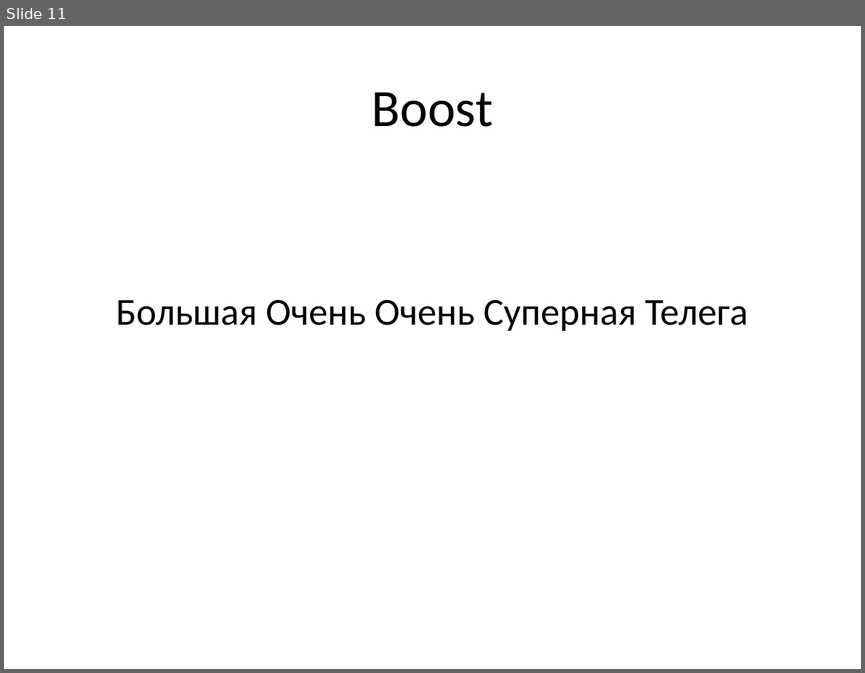
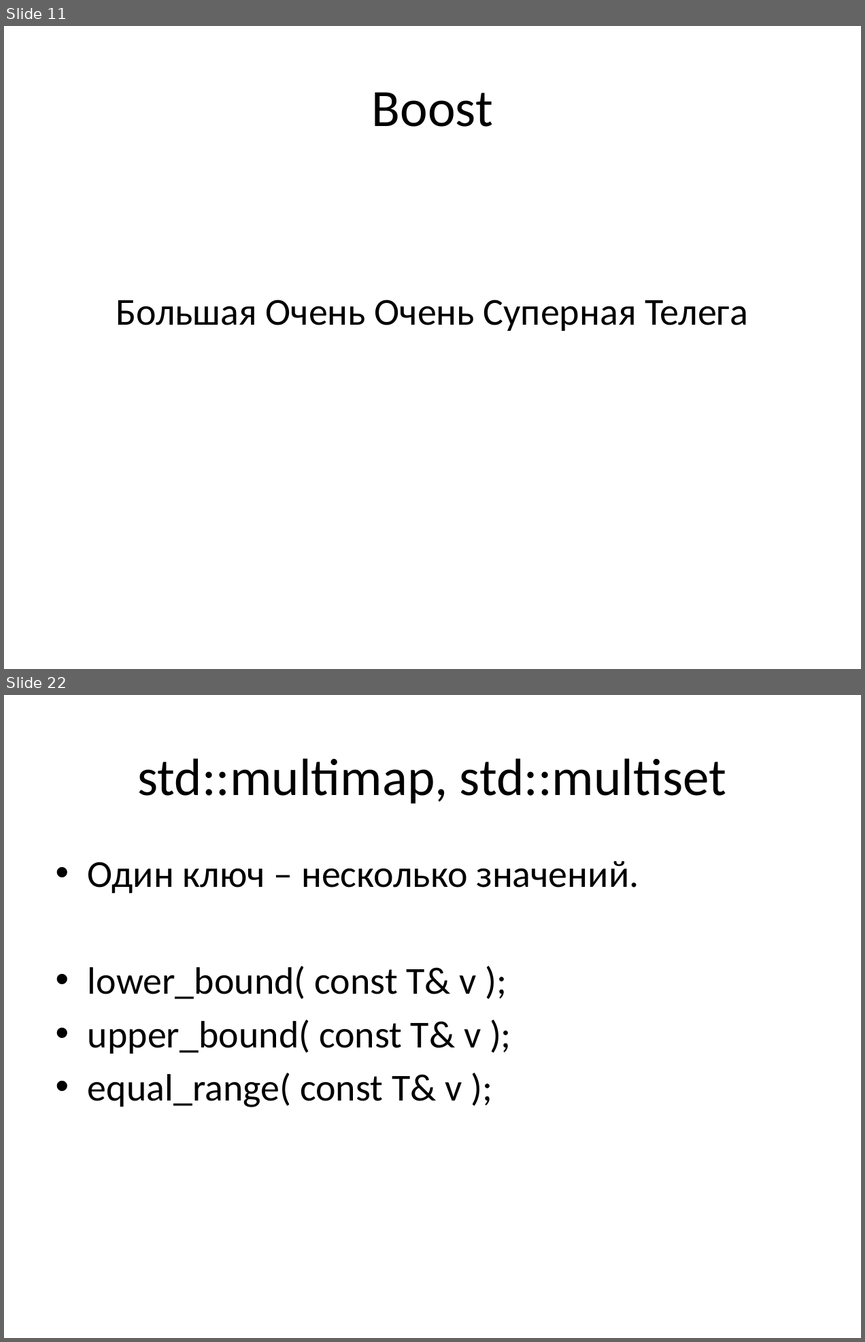
Before and after one commit to tscherkas/cpp_craft_1013, a slide deck: lections/cpp_craft_lec_2_pre.pptx. Shown one above the other, each under a label of ours: slide 11 before the commit, slides 11 and 22 after it; the slides between them are not shown. The pictures are 865x673 and 865x1342 pixels, drawn with LibreOffice and Linux fonts; fonts in the diff are those of the drawing. Boxes give left, top, right and bottom in pixels: in the first picture for what was removed or moved away, otherwise in the second. Text is boxed around its words. In the diff, an @@ line names an element or a change of style, - is before the commit and + after.

```diff
--- a/lections/cpp_craft_lec_2_pre.pptx
+++ b/lections/cpp_craft_lec_2_pre.pptx
@@ slide 22 added at (x1=4, y1=695, x2=861, y2=1338), background #FFFFFF @@
@@ title added at (x1=138, y1=758, x2=726, y2=804), 44 pt, text #000000 @@
+std::multimap, std::multiset
@@ text added at (x1=88, y1=861, x2=638, y2=1107), 32 pt, text #000000 @@
+• Один ключ – несколько значений.
+• lower_bound( const T& v );
+• upper_bound( const T& v );
+• equal_range( const T& v );
```
Also in this commit, not shown: 17 other slides added, 1 slide removed, 1 other file.
